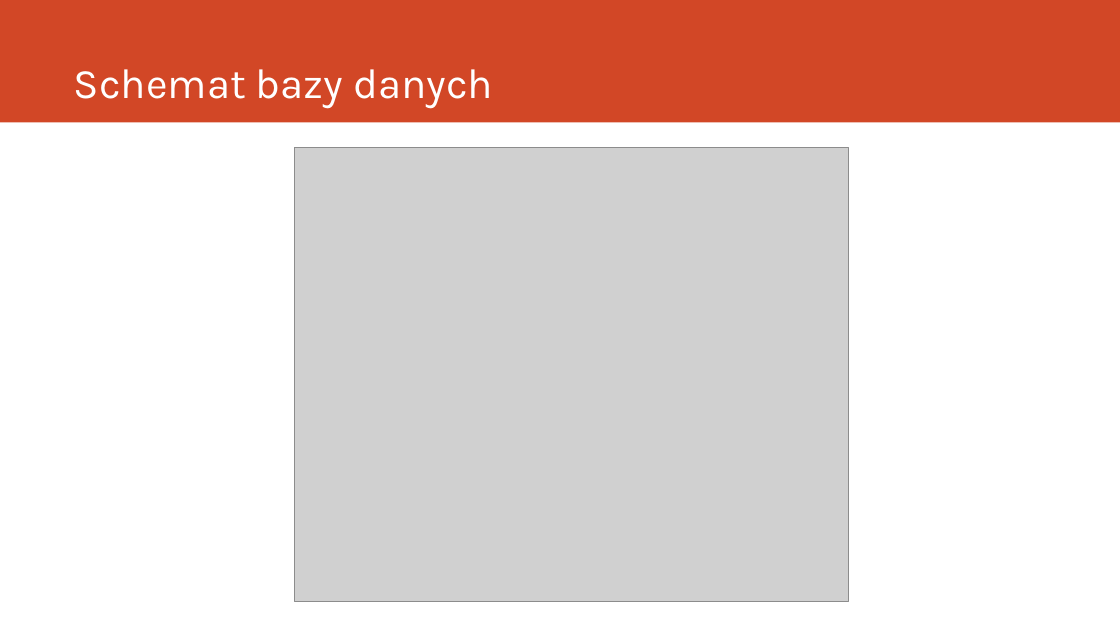
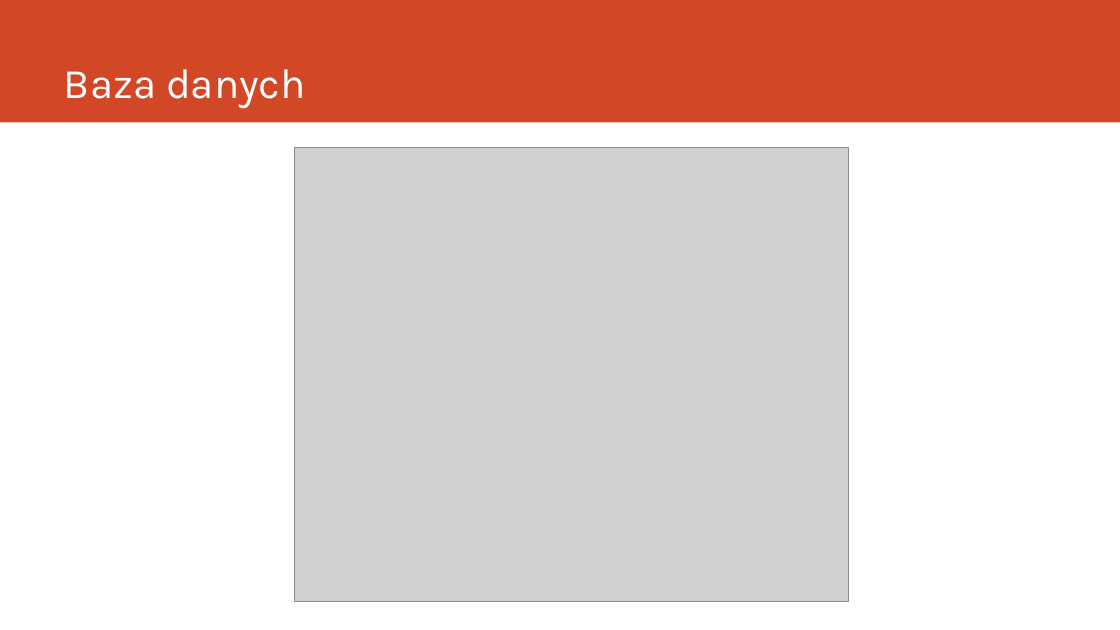
Before and after one commit to buforyaei/tillsammens, a slide deck: slide 7 of Dokumentacja/Tillsammens.pptx. Drawn at 1120x630 pixels with LibreOffice and Linux fonts; fonts in the diff are those of the drawing; grey boxes stand for pictures. Boxes give left, top, right and bottom in pixels: in the first picture for what was removed or moved away, otherwise in the second. Text is boxed around its words. In the diff, an @@ line names an element or a change of style, - is before the commit and + after.

Commit message:
prezentacja

```diff
--- a/Dokumentacja/Tillsammens.pptx
+++ b/Dokumentacja/Tillsammens.pptx
@@ title at [64,69,306,109]: text changed @@
-Schemat bazy danych
+Baza danych
```
